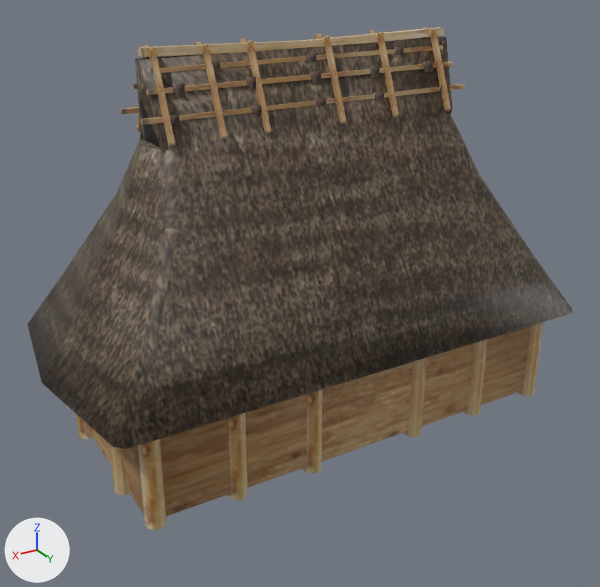
An edit to the COLLADA model art/meshes/structural/yayoi_house_4.dae, drawn before and after from the same camera.
The view is the same before and after, from a camera (50 mm lens) standing at (11.88, 19.53, 11.46) and looking at (0.57, 0.69, 2.04). The lights are fixed; the arrows at lower left show +X, +Y and +Z. Where no turn or scale is listed for an object, it has been applied to the vertices. Vertices at the same position are counted once.

The scene before the commit, as lines of its bpy script (objects in view):
```python
me_cylinder_009 = bpy.data.meshes.new('Cylinder.009')
me_cylinder_009.from_pydata(...)  # 738 vertices, 910 faces; spans x -7.9..7.9, y -4.6..4.0, z -2.0..9.0
me_cylinder_009.materials.append(mat_material)  # picture img_yayoi_struct_png
ob_house_4 = bpy.data.objects.new('house_4', me_cylinder_009)
ob_house_4.location = (0.0, 0.0, 0.0)
```
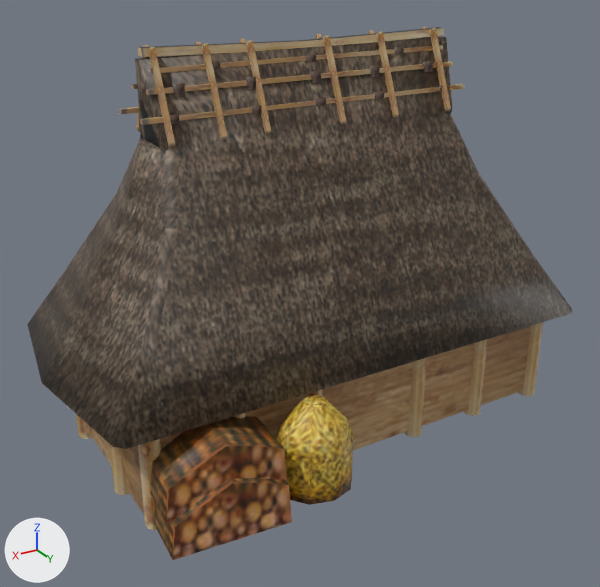
Where the newer file only moved an object's origin or applied its transform, the numbers keep the older frame.

The change in detail:
me_cylinder_009 is used by ob_house_4; location (0.0, 0.0, 0.0).
me_cylinder_009 had 738 vertices, 910 faces and spanned x -7.9..7.9, y -4.6..4.0, z -2.0..9.0.
me_cylinder_009 now has 844 vertices, 1086 faces and spans x -7.9..7.9, y -4.8..5.3, z -2.0..9.0.
me_cylinder_009 part 1: a new loose piece of 50 vertices spanning x 1.4..3.4, y 3.4..5.3, z -1.5..0.9, in mat_material (picture img_yayoi_struct_png).
me_cylinder_009 part 2: a new loose piece of 14 vertices spanning x 3.4..6.6, y 3.0..5.0, z -0.9..0.8, in mat_material (picture img_yayoi_struct_png).
me_cylinder_009 part 3: a new loose piece of 14 vertices spanning x 3.4..6.6, y 3.2..5.2, z -1.8..-0.1, in mat_material (picture img_yayoi_struct_png).
me_cylinder_009 part 4: 4 kept faces spanning x -4.6..4.6, y -0.1..0.1, z 8.9..9.0 get new texture (UV) coordinates.

What differs and where, as boxes (x1, y1, x2, y2) in the pictures (600 x 587 px):
'house_4', reshaped: before (27, 27, 573, 530); after (27, 27, 573, 560)
part 1 of me_cylinder_009, added (yellow): after (276, 395, 353, 505)
part 2 of me_cylinder_009, added (brown): after (150, 416, 287, 523)
part 3 of me_cylinder_009, added (brown): after (154, 478, 292, 560)
part 4 of me_cylinder_009, surface changed: (139, 27, 440, 48) in both
